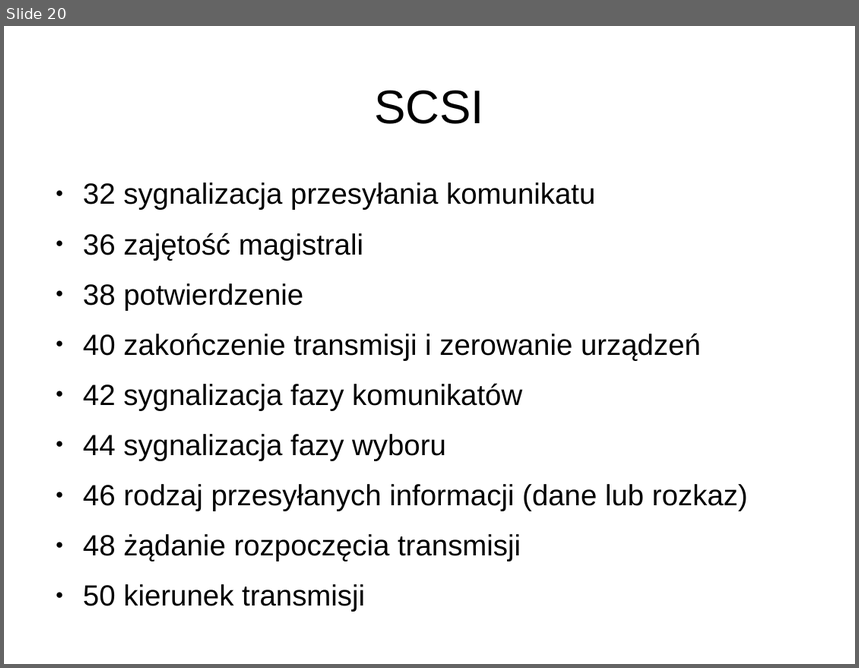
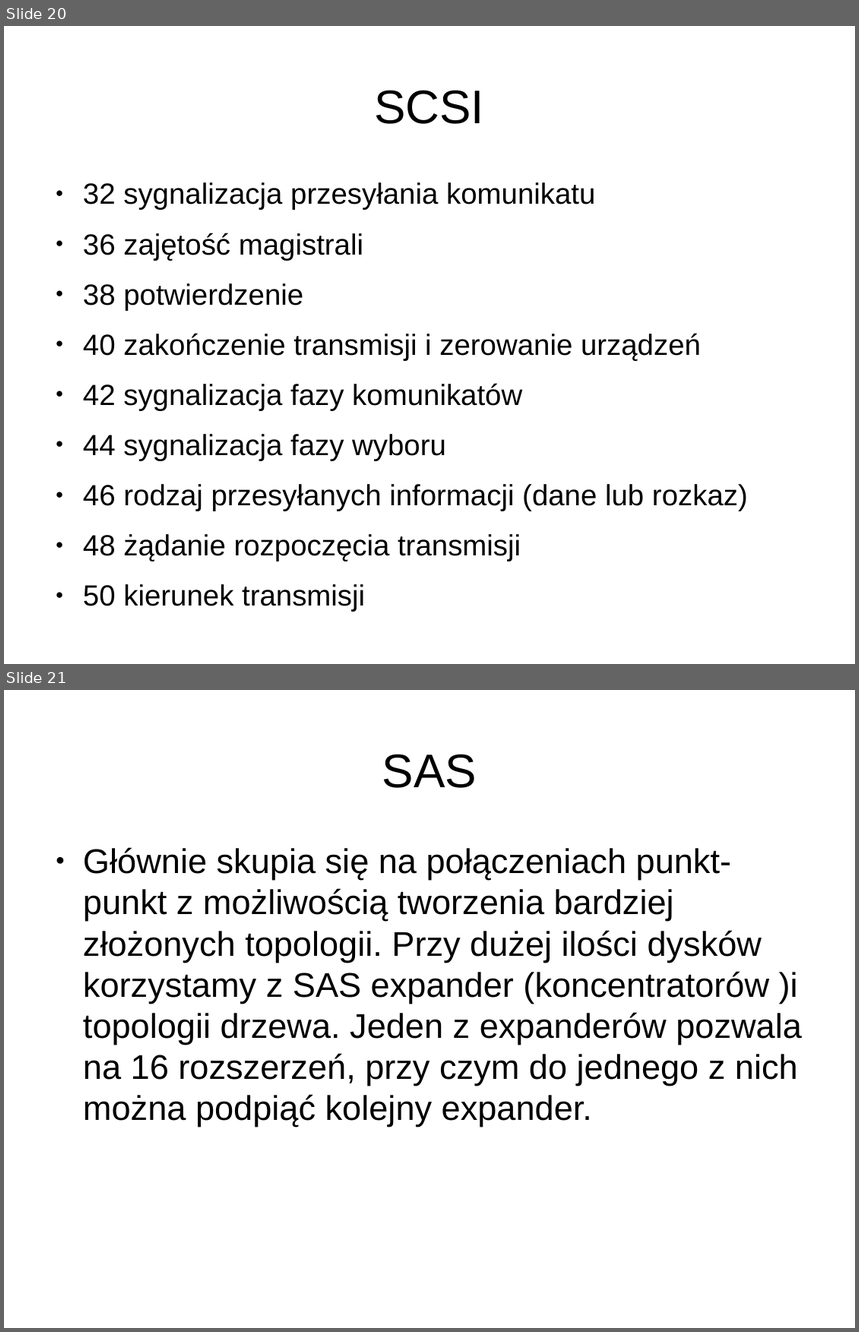
Before and after one commit to Lupa666/PUTDungeon, a slide deck: Magazyny_Danych_Dla_Nas.odp. Shown one above the other, each under a label of ours: slide 20 before the commit, slides 20 and 21 after it. The pictures are 859x668 and 859x1332 pixels, drawn with LibreOffice and Linux fonts; fonts in the diff are those of the drawing; background and template pictures are left out. Boxes give left, top, right and bottom in pixels: in the first picture for what was removed or moved away, otherwise in the second. Text is boxed around its words. In the diff, an @@ line names an element or a change of style, - is before the commit and + after.

```diff
--- a/Magazyny_Danych_Dla_Nas.odp
+++ b/Magazyny_Danych_Dla_Nas.odp
@@ slide 21 added at (4, 690, 855, 1328), background #FFFFFF @@
@@ title added at (382, 754, 477, 788), 44 pt, text #000000 @@
+SAS
@@ text added at (83, 847, 802, 1127), 32 pt, text #000000 @@
+● Głównie skupia się na połączeniach punkt-punkt z możliwością tworzenia bardziej złożonych topologii. Przy dużej ilości dysków korzystamy z SAS expander (koncentratorów )i topologii drzewa. Jeden z expanderów pozwala na 16 rozszerzeń, przy czym do jednego z nich można podpiąć kolejny expander.
```
Also in this commit, not shown: 5 other slides added, 4 slides removed.
